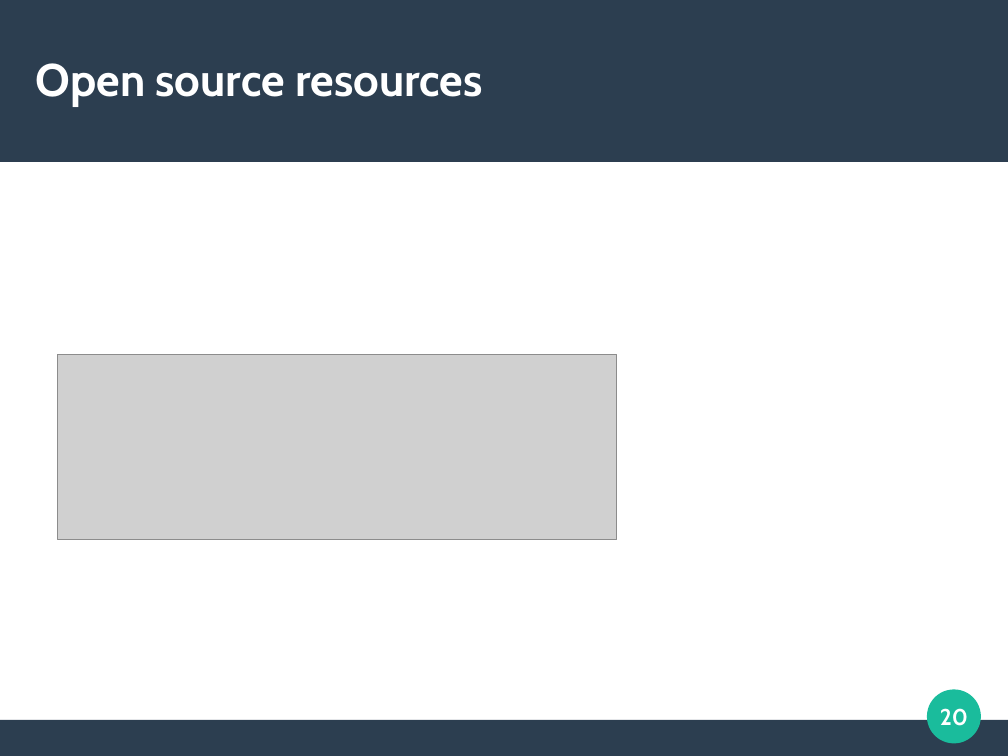
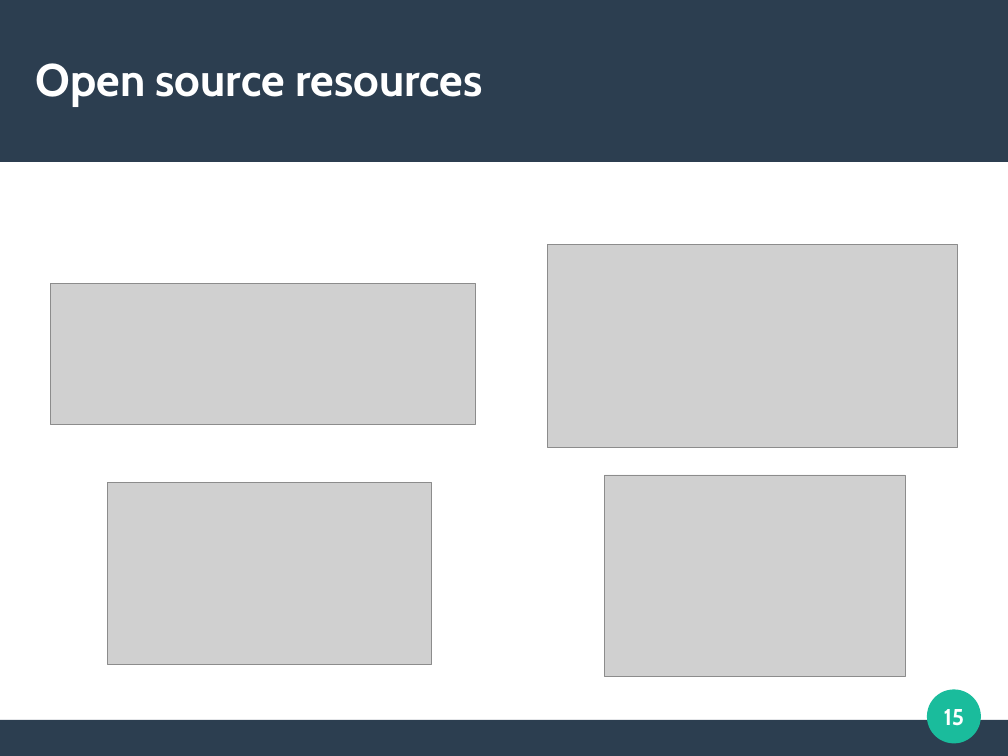
Before and after one commit to sergioparamo/kanjistudy, a slide deck: slide 15 of description/KanjiStudyPresentation.odp (slide 20 before the commit). Drawn at 1008x756 pixels with LibreOffice and Linux fonts; fonts in the diff are those of the drawing; grey boxes stand for pictures. Boxes give left, top, right and bottom in pixels: in the first picture for what was removed or moved away, otherwise in the second. Text is boxed around its words. In the diff, an @@ line names an element or a change of style, - is before the commit and + after.

```diff
--- a/description/KanjiStudyPresentation.odp
+++ b/description/KanjiStudyPresentation.odp
@@ picture added at [547, 245, 958, 447] @@
@@ picture: place and size @@
-picture at [58, 354, 617, 540]
+picture at [50, 284, 476, 424]
@@ picture added at [605, 475, 906, 677] @@
@@ picture added at [108, 483, 432, 665] @@
@@ page number at [944, 709, 965, 726]: text changed @@
-20
+15
```
Also in this commit, not shown: 2 other slides changed, 3 slides added, 8 slides removed, 9 other files.
